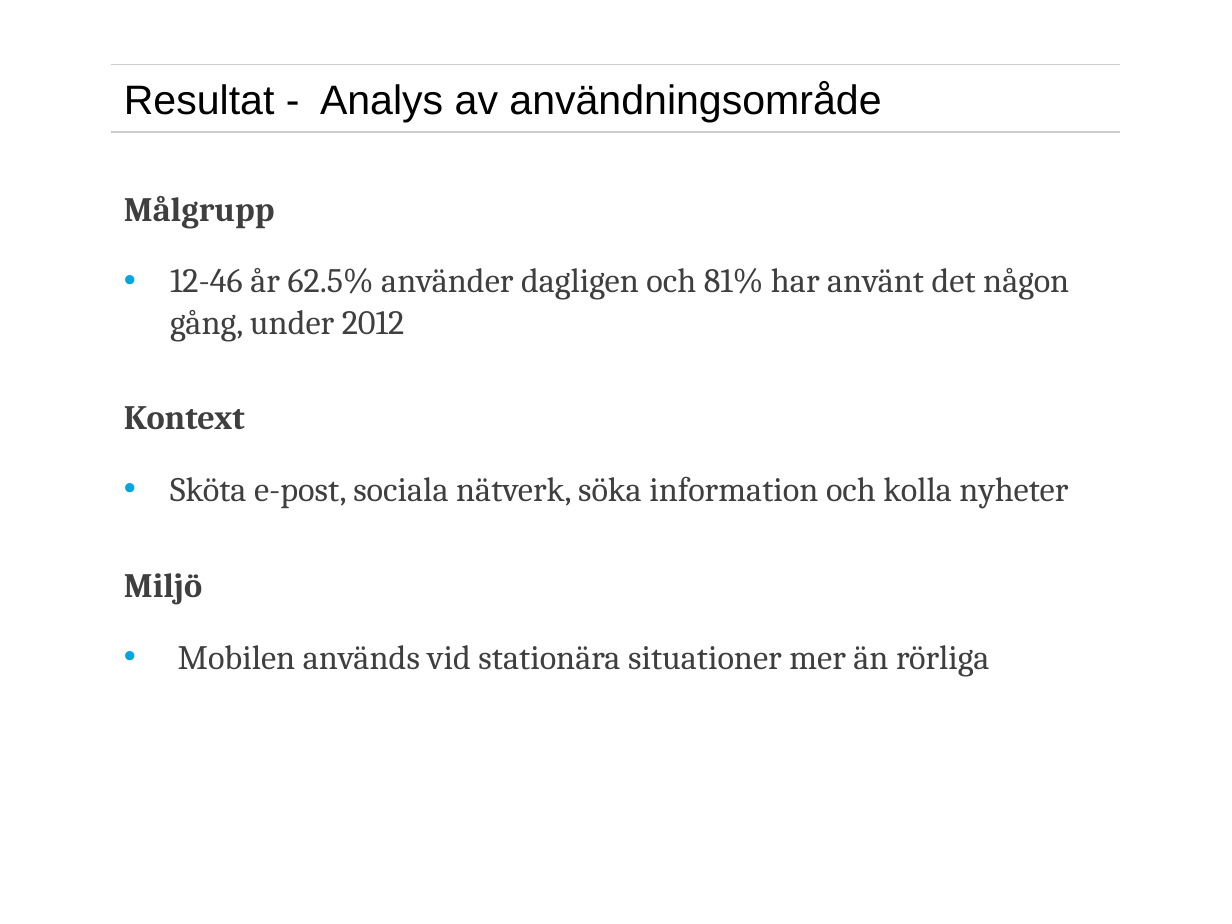
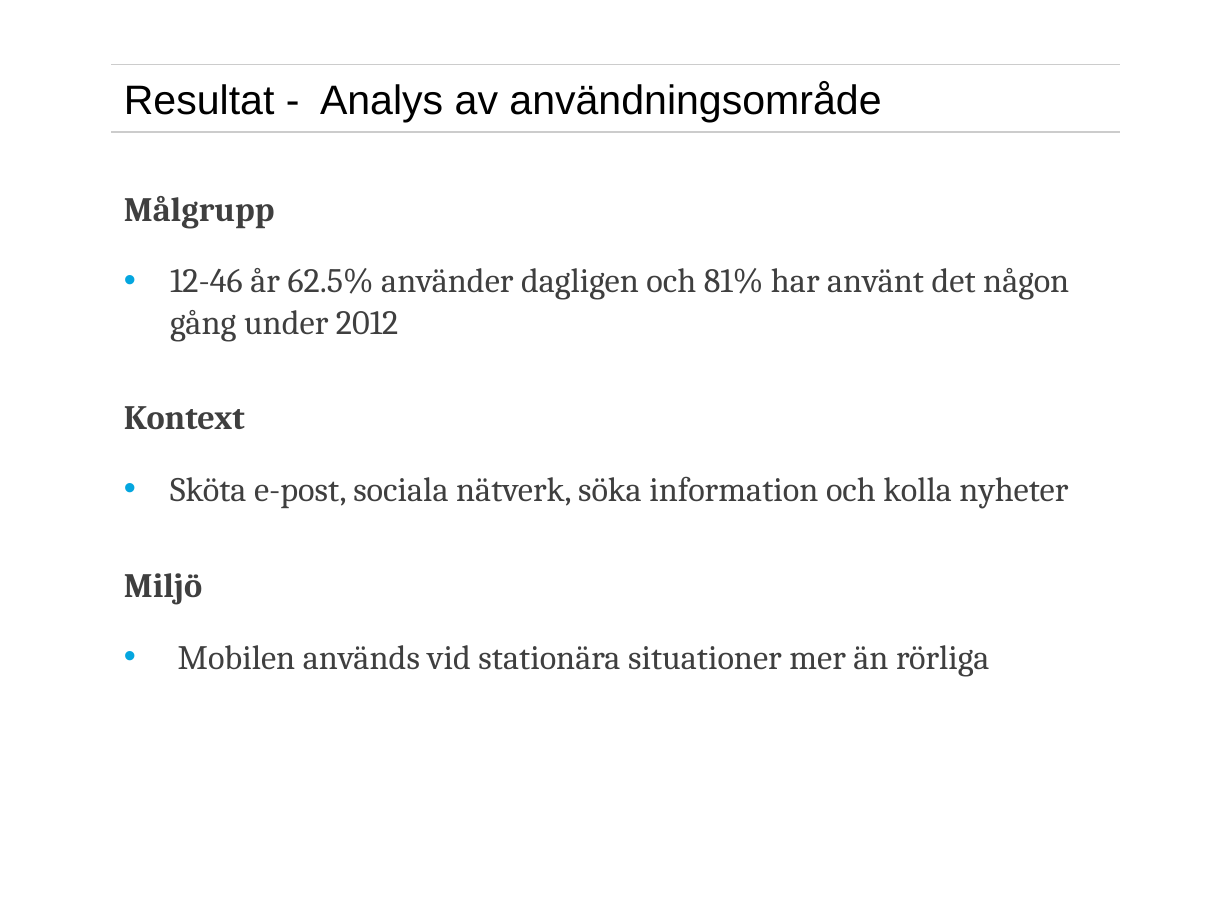
Before and after one commit to eduardocastaneda/exjobb, a slide deck: slide 30 of presentation/exjobbspresentationrecover.pptx. Drawn at 1232x924 pixels with LibreOffice and Linux fonts; fonts in the diff are those of the drawing; background and template pictures are left out. Boxes give left, top, right and bottom in pixels: in the first picture for what was removed or moved away, otherwise in the second. Text is boxed around its words. In the diff, an @@ line names an element or a change of style, - is before the commit and + after.

```diff
--- a/presentation/exjobbspresentationrecover.pptx
+++ b/presentation/exjobbspresentationrecover.pptx
@@ text at (170, 268, 1069, 342): text changed @@
-• 12-46 år 62.5% använder dagligen och 81% har använt det någon gång, under 2012
+• 12-46 år 62.5% använder dagligen och 81% har använt det någon gång under 2012
```
Also in this commit, not shown: 18 other slides changed, 7 other files.
